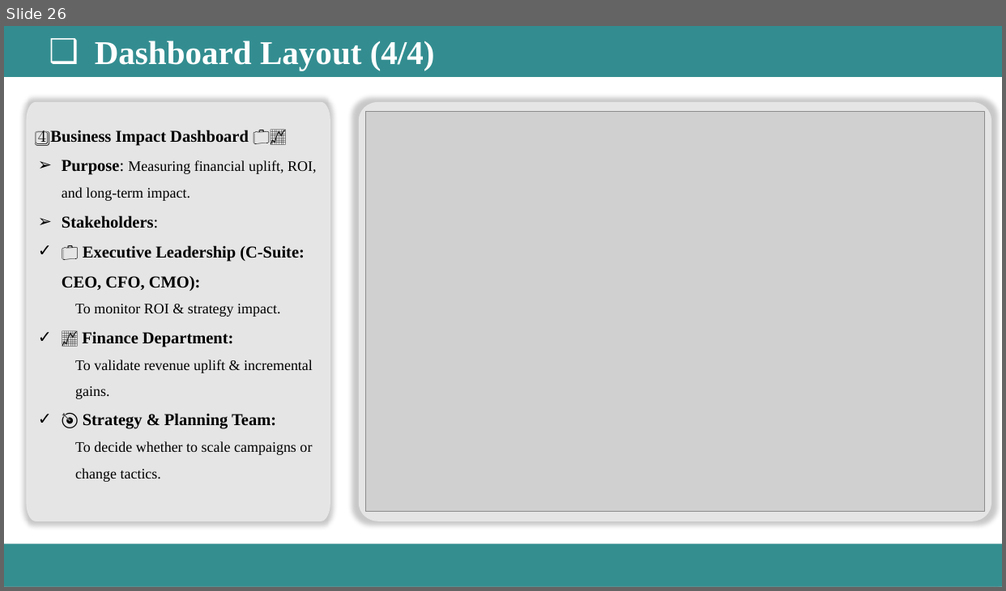
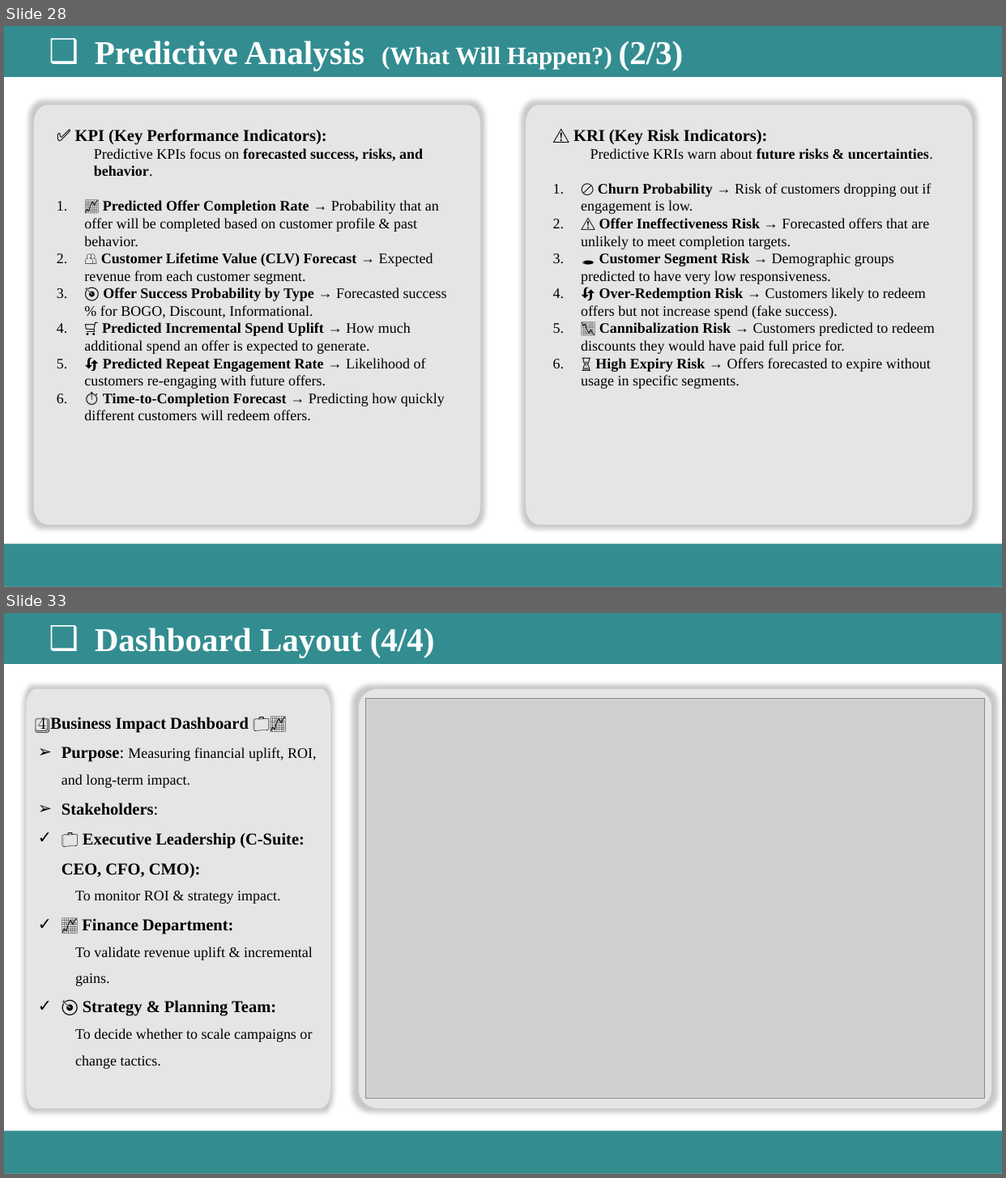
Before and after one commit to Dipesh-Ydv/Starbucks-Analysis, a slide deck: Starbucks_Analysis_Presentation.pptx. Shown one above the other, each under a label of ours: slide 26 before the commit, slides 28 and 33 after it; the slides between them are not shown. The pictures are 1006x591 and 1006x1178 pixels, drawn with LibreOffice and Linux fonts; fonts in the diff are those of the drawing; grey boxes stand for pictures. Boxes give left, top, right and bottom in pixels: in the first picture for what was removed or moved away, otherwise in the second. Text is boxed around its words. In the diff, an @@ line names an element or a change of style, - is before the commit and + after.

```diff
--- a/Starbucks_Analysis_Presentation.pptx
+++ b/Starbucks_Analysis_Presentation.pptx
@@ slide 28 added at (4, 26, 1002, 587), background #FFFFFF; not listed: 1 template element that a slide beside it also shows @@
@@ rectangle added at (4, 26, 1002, 76), fill #338D90, outline #338D90 2 pt, 32 pt, text #FFFFFF, bold @@
+  ❑ Predictive Analysis (What Will Happen?) (2/3)
@@ freeform shape added at (34, 105, 481, 525), fill #FFFFFF at 54% opacity @@
@@ freeform shape added at (526, 105, 973, 525), fill #FFFFFF at 54% opacity @@
@@ text added at (75, 129, 447, 421), 14 pt, text #000000 @@
+✅ KPI (Key Performance Indicators):
+  Predictive KPIs focus on forecasted success, risks, and behavior.
+1. 📈 Predicted Offer Completion Rate → Probability that an offer will be completed based on customer profile & past behavior.
+2. 👥 Customer Lifetime Value (CLV) Forecast → Expected revenue from each customer segment.
+3. 🎯 Offer Success Probability by Type → Forecasted success % for BOGO, Discount, Informational.
+4. 🛒 Predicted Incremental Spend Uplift → How much additional spend an offer is expected to generate.
+5. 🔄 Predicted Repeat Engagement Rate → Likelihood of customers re-engaging with future offers.
+6. ⏱️ Time-to-Completion Forecast → Predicting how quickly different customers will redeem offers.
@@ text added at (573, 129, 935, 389), 14 pt, text #000000 @@
+⚠️ KRI (Key Risk Indicators):
+  Predictive KRIs warn about future risks & uncertainties.
+1. 🚫 Churn Probability → Risk of customers dropping out if engagement is low.
+2. ⚠️ Offer Ineffectiveness Risk → Forecasted offers that are unlikely to meet completion targets.
+3. 🕳️ Customer Segment Risk → Demographic groups predicted to have very low responsiveness.
+4. 🔄 Over-Redemption Risk → Customers likely to redeem offers but not increase spend (fake success).
+5. 📉 Cannibalization Risk → Customers predicted to redeem discounts they would have paid full price for.
+6. ⏳ High Expiry Risk → Offers forecasted to expire without usage in specific segments.
@@ what was slide 26 is now slide 33 @@
```
Also in this commit, not shown: 8 slides changed, 6 other slides added, 1 other file.
